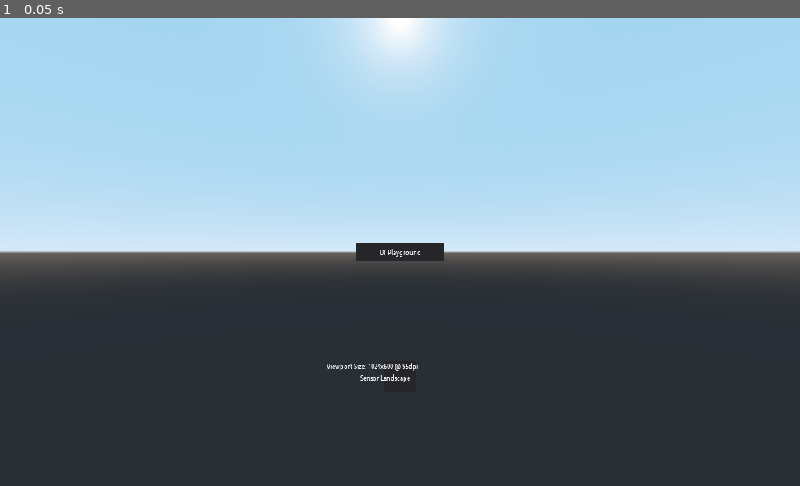
Above: before the commit, frame 1.
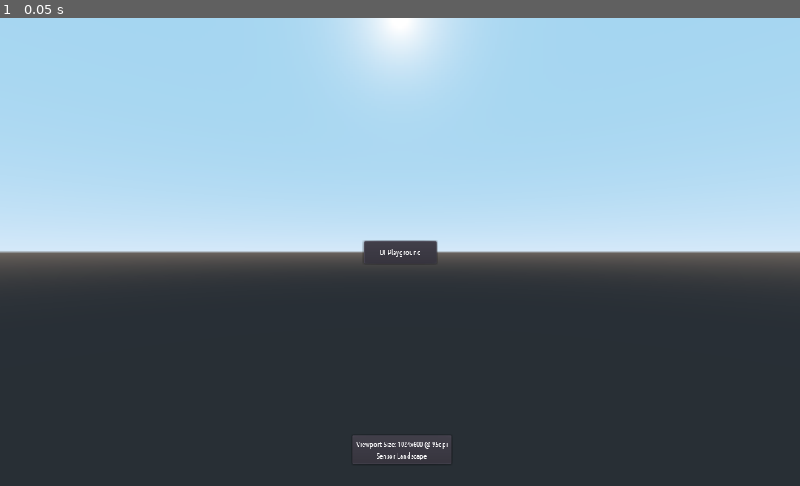
Above: after the commit, the same moment.

Repository: AnmAtAnm/uiplayground-for-godot
Game: Godot game, scene res://Main.tscn
Two runs of this game, one before a commit and one after it. Both use one fixed random seed, a clock stepped at 60 frames per second and the inputs below.
Inputs:
- Up to frame 1 (0.05 s): no input

The runs differ from the first frame. In frame 1, 0.6% of the frame differs, in the area x 40-57%, y 47-96%.

Commit message:
Fixed Label Backgrounds
Also restructured the HUD center labels to use a VBox,
in prep for additional info labels

Diff:
--- a/HUD.tscn
+++ b/HUD.tscn
@@ -5,31 +5,42 @@
 [node name="HUD" type="Control"]
 anchor_right = 1.0
 anchor_bottom = 1.0
+margin_left = 2.01953
+margin_top = 16.5603
+margin_right = 2.01953
+margin_bottom = 16.5603
 __meta__ = {
 "_edit_use_anchors_": false
 }
 
-[node name="Panel" type="Panel" parent="."]
+[node name="PanelContainer" type="PanelContainer" parent="."]
 anchor_left = 0.5
-anchor_top = 0.8
+anchor_top = 0.9
 anchor_right = 0.5
-anchor_bottom = 0.8
-margin_left = -20.0
-margin_top = -40.0
-margin_right = 20.0
+anchor_bottom = 0.9
+margin_left = -20.5
+margin_top = -16.5
+margin_right = 20.5
+margin_bottom = 16.5
 grow_horizontal = 2
+grow_vertical = 0
 __meta__ = {
 "_edit_use_anchors_": false
 }
 
-[node name="LabelScreenSize" type="Label" parent="Panel"]
-anchor_left = 0.5
-anchor_right = 0.5
-margin_left = -217.0
-margin_right = 217.0
-margin_bottom = 126.0
+[node name="VBoxContainer" type="VBoxContainer" parent="PanelContainer"]
+margin_left = 7.0
+margin_top = 7.0
+margin_right = 101.0
+margin_bottom = 26.0
 grow_horizontal = 2
-text = "HUD"
+grow_vertical = 0
+
+[node name="ScreenSizeInfo" type="Label" parent="PanelContainer/VBoxContainer"]
+margin_right = 94.0
+margin_bottom = 19.0
+grow_horizontal = 2
+text = "Screen Size Info"
 align = 1
 script = ExtResource( 2 )
 __meta__ = {
--- a/Main.tscn
+++ b/Main.tscn
@@ -20,30 +20,26 @@
 font = ExtResource( 1 )
 font_size_points = 8.0
 
-[node name="Panel" type="Panel" parent="DpiScaledDefaultFont"]
+[node name="PanelContainer" type="PanelContainer" parent="DpiScaledDefaultFont"]
 anchor_left = 0.5
 anchor_top = 0.5
 anchor_right = 0.5
 anchor_bottom = 0.5
-margin_left = -56.0
-margin_top = -11.5
-margin_right = 56.0
-margin_bottom = 11.5
+margin_left = -48.5
+margin_top = -16.5
+margin_right = 48.5
+margin_bottom = 16.5
 grow_horizontal = 2
 grow_vertical = 2
 __meta__ = {
 "_edit_use_anchors_": false
 }
 
-[node name="Label" type="Label" parent="DpiScaledDefaultFont/Panel"]
-anchor_left = 0.5
-anchor_top = 0.5
-anchor_right = 0.5
-anchor_bottom = 0.5
-margin_left = -41.5
-margin_top = -9.5
-margin_right = 41.5
-margin_bottom = 9.5
+[node name="Label" type="Label" parent="DpiScaledDefaultFont/PanelContainer"]
+margin_left = 7.0
+margin_top = 7.0
+margin_right = 90.0
+margin_bottom = 26.0
 grow_horizontal = 2
 grow_vertical = 2
 custom_fonts/font = ExtResource( 1 )
Not shown, changed: TODO.md
